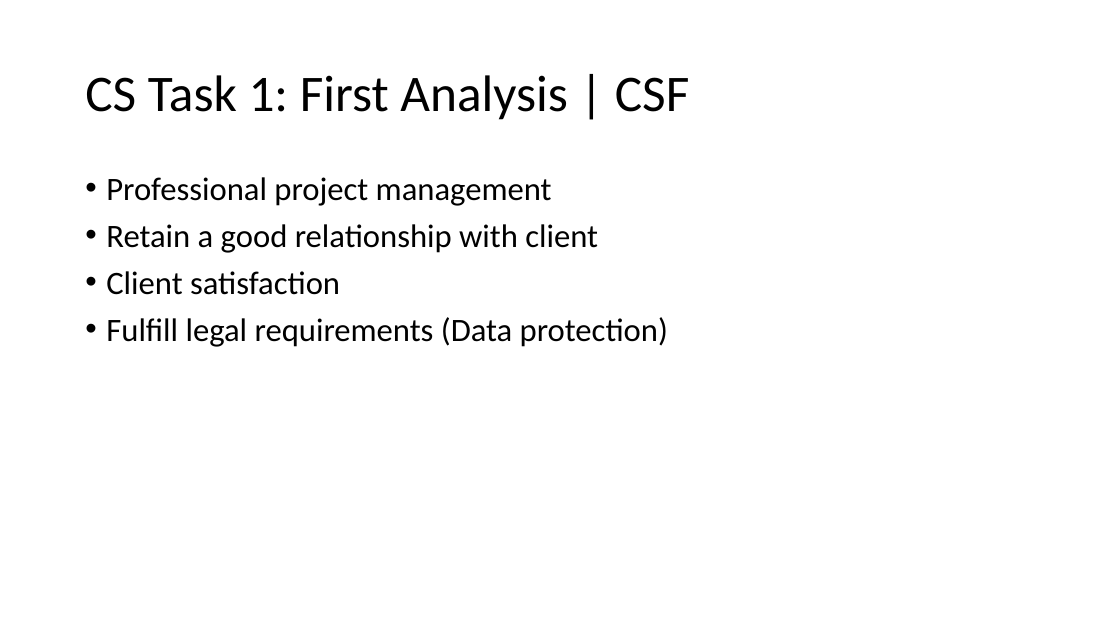
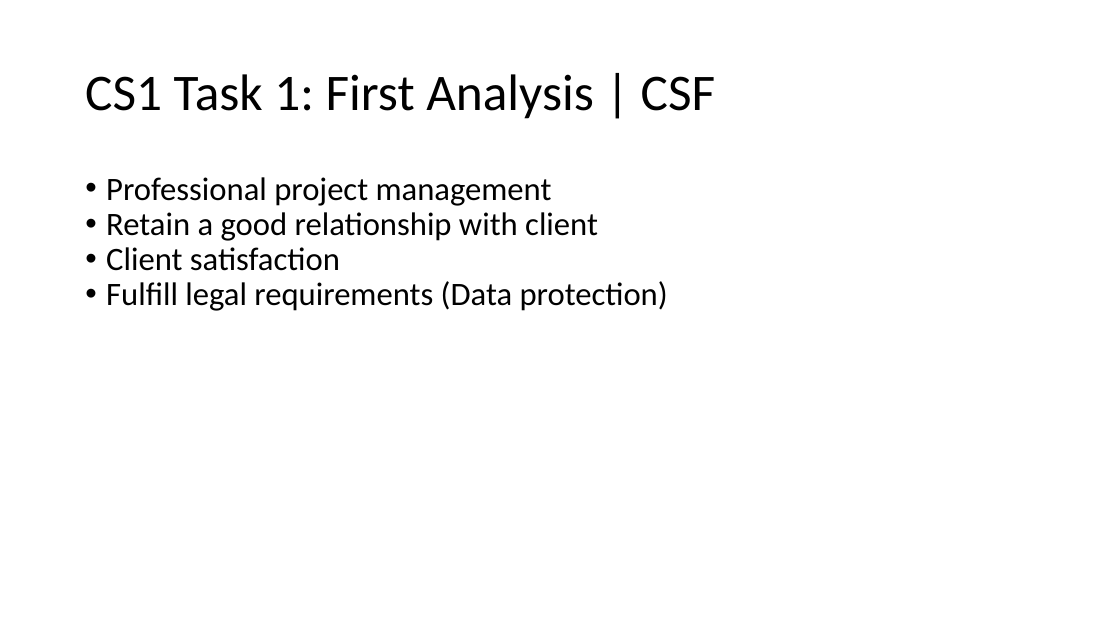
Before and after one commit to s-thoeni/ch.bfh.bti7081.s2016.white, a slide deck: slide 4 of doc/task01/first_analysis.pptx. Drawn at 1120x630 pixels with LibreOffice and Linux fonts; fonts in the diff are those of the drawing. Boxes give left, top, right and bottom in pixels: in the first picture for what was removed or moved away, otherwise in the second. Text is boxed around its words. In the diff, an @@ line names an element or a change of style, - is before the commit and + after.

```diff
--- a/doc/task01/first_analysis.pptx
+++ b/doc/task01/first_analysis.pptx
@@ text at [85,74,715,119]: text changed @@
-CS Task 1: First Analysis | CSF
+CS1 Task 1: First Analysis | CSF
@@ text "Professional project management" at [106,177,668,311]: less space between paragraphs @@
```
Also in this commit, not shown: 3 other slides changed.
